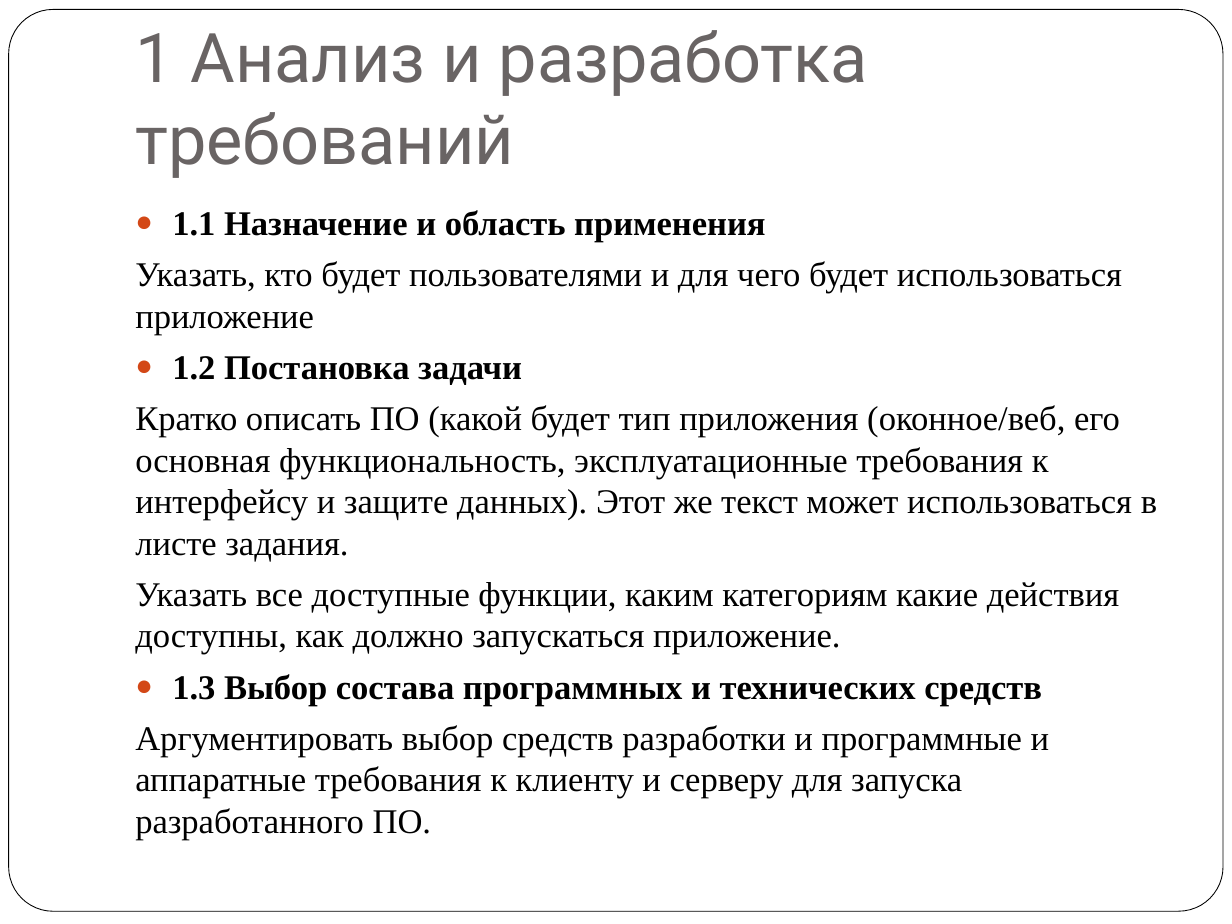
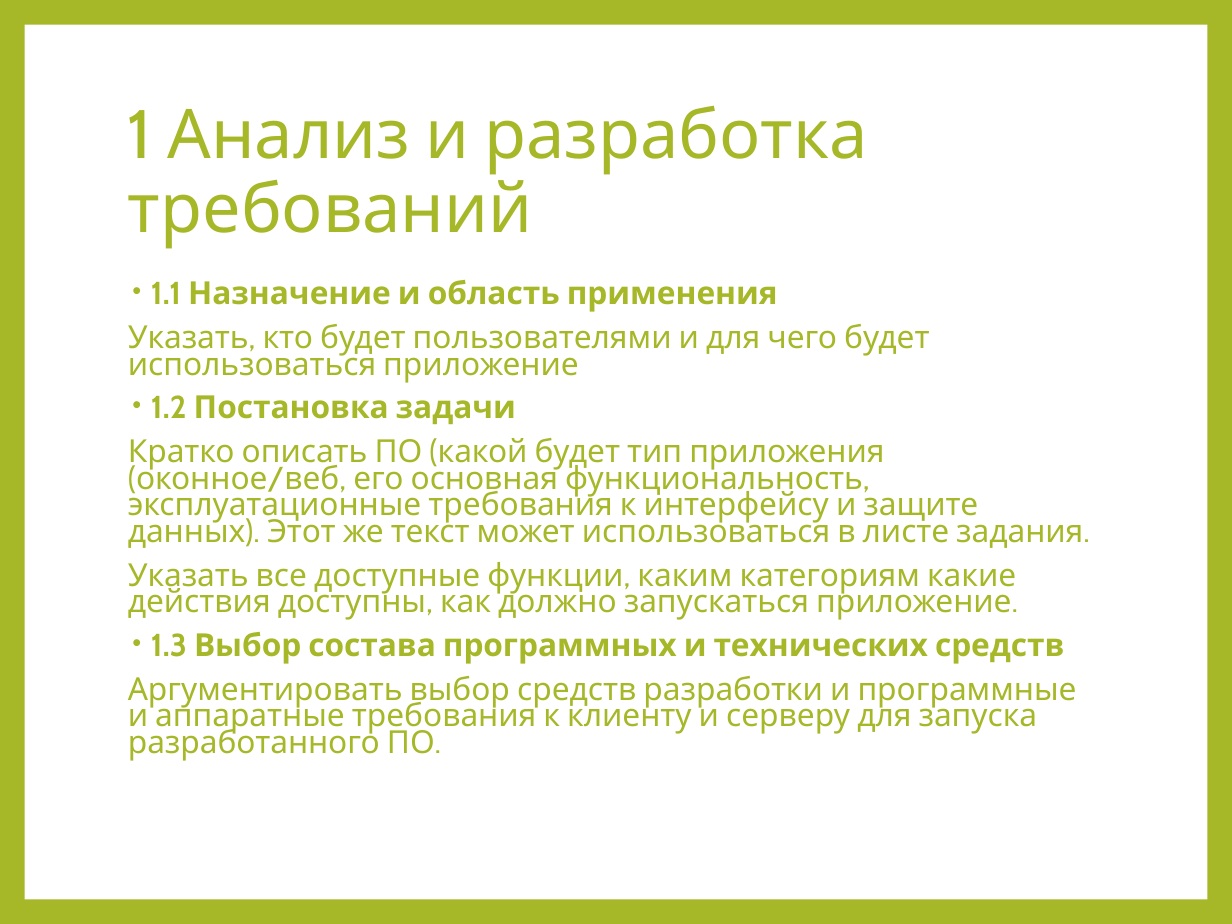
Before and after one commit to KlosHiHi/CursedProj, a slide deck: slide 16 of files/Курсовое проектирование 2026.pptx. Drawn at 1232x924 pixels with LibreOffice and Linux fonts; fonts in the diff are those of the drawing. Boxes give left, top, right and bottom in pixels: in the first picture for what was removed or moved away, otherwise in the second. Text is boxed around its words. In the diff, an @@ line names an element or a change of style, - is before the commit and + after.

```diff
--- a/files/Курсовое проектирование 2026.pptx
+++ b/files/Курсовое проектирование 2026.pptx
@@ background #FFFFFF to #A6B727 @@
@@ rounded rectangle removed at box(9, 10, 1223, 912) @@
@@ rectangle added at box(25, 25, 1207, 899), fill #FFFFFF @@
@@ title "1 Анализ и разработка требований": place and size @@
-title "1 Анализ и разработка требований" at box(135, 30, 868, 178)
+title "1 Анализ и разработка требований" at box(128, 105, 868, 249)
@@ title "1 Анализ и разработка требований" at box(128, 105, 868, 249): font Roboto to Cabin, text colour #696464 to #A6B727; line spacing 1 to 0.9; vertical alignment bottom to middle @@
@@ text "1.1 Назначение и область применения": place and size @@
-text "1.1 Назначение и область применения" at box(135, 210, 1157, 798)
+text "1.1 Назначение и область применения" at box(128, 280, 1083, 761)
@@ text "1.1 Назначение и область применения" at box(128, 280, 1083, 761): size 20.1 to 18.5 pt, font Times New Roman to Cabin, text colour #000000 to #A6B727; bullet ● to •; line spacing 1 to 0.7; more space between paragraphs; bullet colour #D34817 to #A6B727 @@
```
Also in this commit, not shown: 21 other slides changed, 5 other files.
